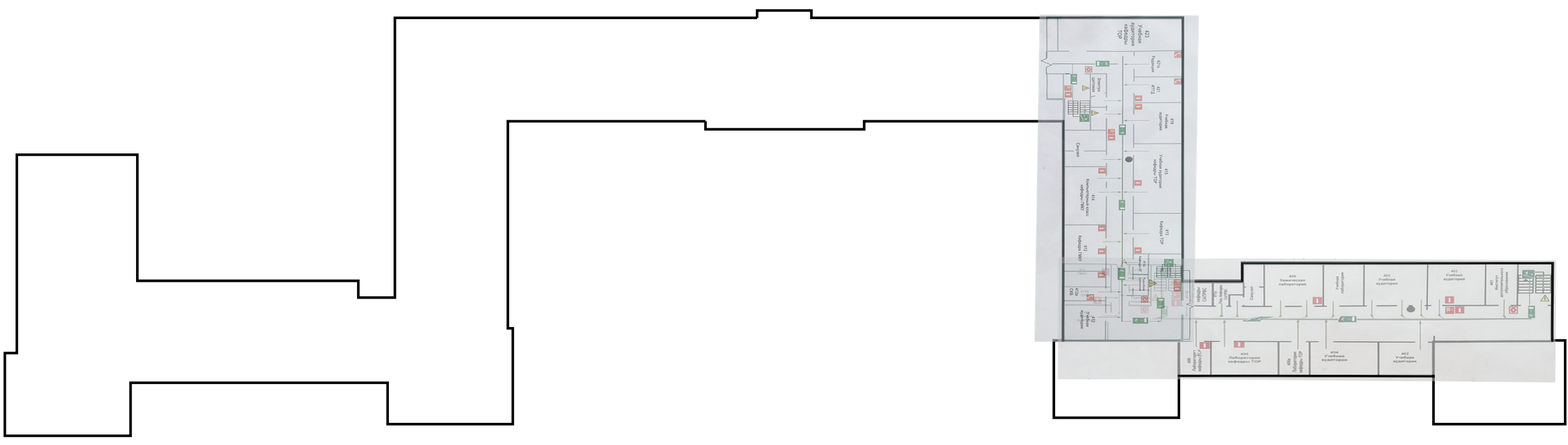
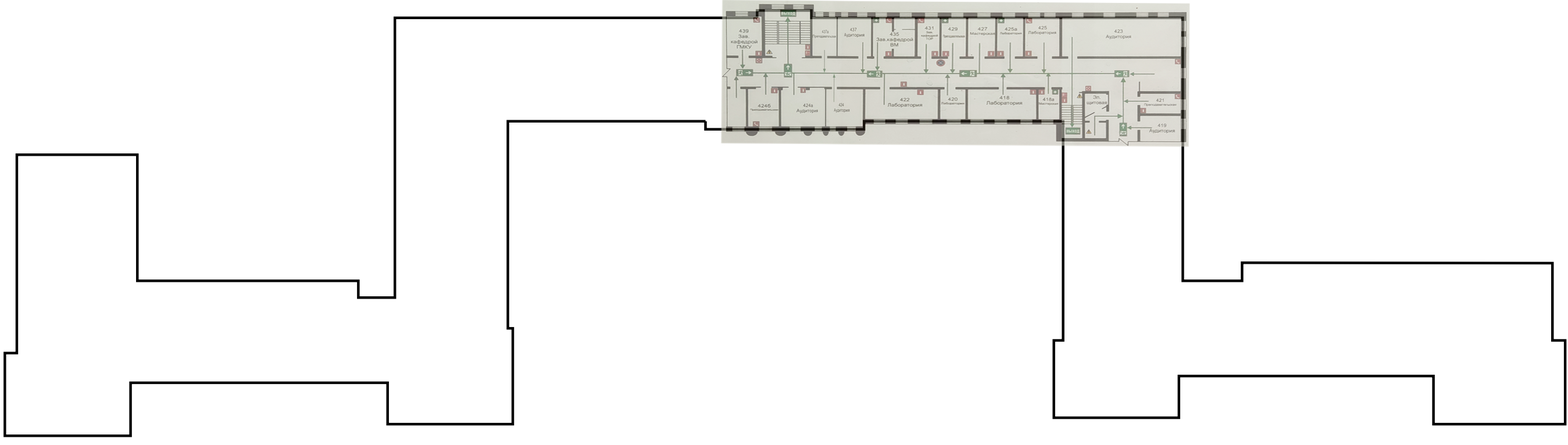
Two versions of the same layered image (1568×445). Layer-by-layer changes:
renamed "3л_крыло" to "Frame 2", showed it, opacity 50% → 61%, moved it above "Frame 1", painted on it over 720, 0, 1191, 381
hid "Frame 1", painted on it over 1033, 13, 1200, 344
hid "4п_крыло" over 1056, 256, 1557, 384
